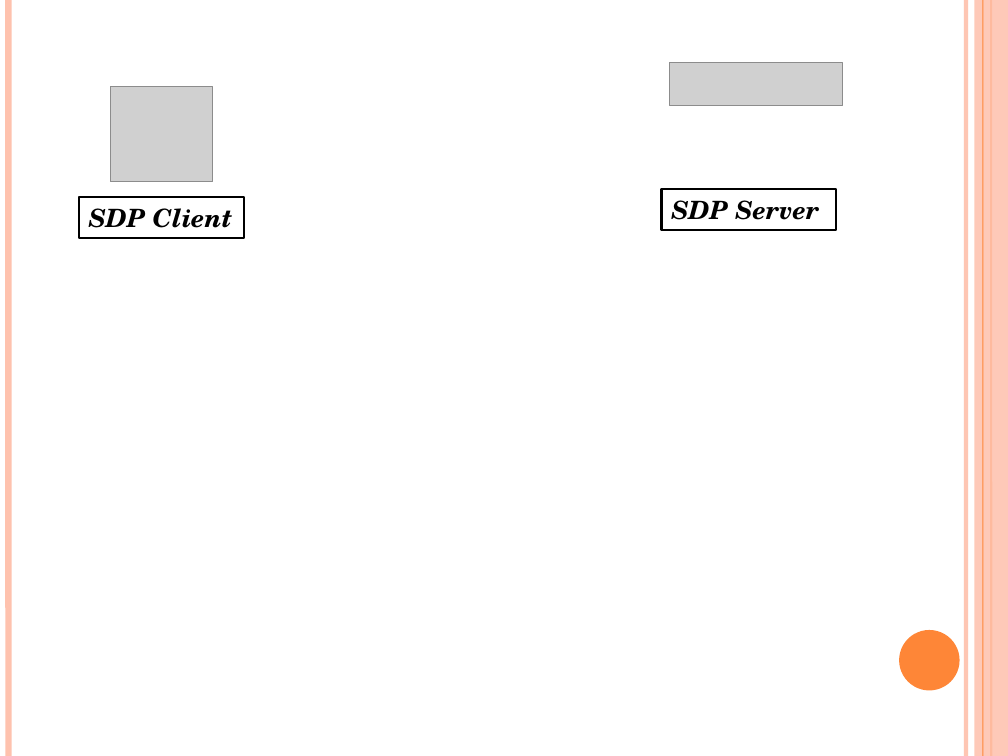
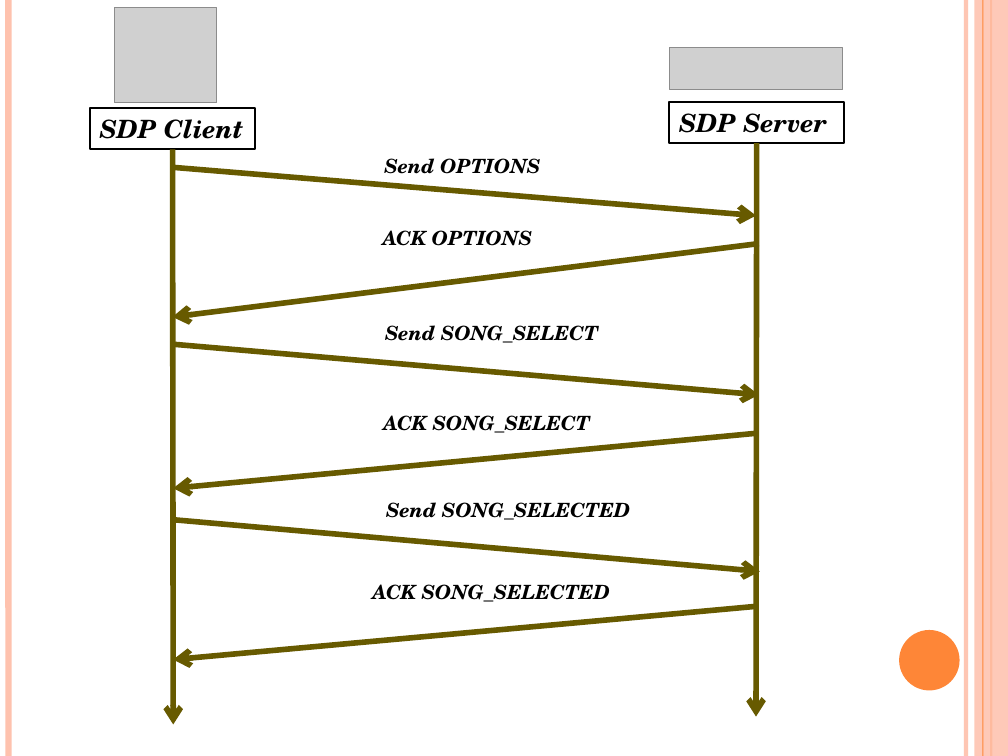
Before and after one commit to g00291875/FYP-Report, a slide deck: slide 2 of Report/report lib/slides/1.pptx. Drawn at 1008x756 pixels with LibreOffice and Linux fonts; fonts in the diff are those of the drawing; grey boxes stand for pictures. Boxes give left, top, right and bottom in pixels: in the first picture for what was removed or moved away, otherwise in the second. Text is boxed around its words. In the diff, an @@ line names an element or a change of style, - is before the commit and + after.

```diff
--- a/Report/report lib/slides/1.pptx
+++ b/Report/report lib/slides/1.pptx
@@ picture: place and size @@
-picture at [110, 87, 213, 182]
+picture at [115, 7, 218, 103]
@@ picture: place and size @@
-picture at [669, 62, 843, 105]
+picture at [669, 47, 843, 90]
@@ rectangle "SDP Client": place and size @@
-rectangle "SDP Client" at [79, 197, 244, 238]
+rectangle "SDP Client" at [90, 109, 255, 150]
@@ rectangle "SDP Server": place and size @@
-rectangle "SDP Server" at [661, 188, 836, 229]
+rectangle "SDP Server" at [669, 103, 844, 143]
@@ arrow added from (172, 149) to (173, 725), #675A00 4 pt @@
@@ arrow added from (757, 143) to (756, 717), #675A00 4 pt @@
@@ arrow added from (174, 167) to (756, 216), #675A00 4 pt @@
@@ text added at [384, 158, 540, 174], 14 pt, text #000000, bold, italic @@
+Send OPTIONS
@@ text added at [382, 230, 532, 246], 14 pt, text #000000, bold, italic @@
+ACK OPTIONS
@@ arrow added from (759, 244) to (172, 317), #675A00 4 pt @@
@@ text added at [385, 325, 598, 343], 14 pt, text #000000, bold, italic @@
+Send SONG_SELECT
@@ arrow added from (175, 345) to (759, 395), #675A00 4 pt @@
@@ text added at [383, 415, 590, 433], 14 pt, text #000000, bold, italic @@
+ACK SONG_SELECT
@@ arrow added from (758, 433) to (173, 488), #675A00 4 pt @@
@@ text added at [386, 502, 630, 520], 14 pt, text #000000, bold, italic @@
+Send SONG_SELECTED
@@ arrow added from (173, 520) to (760, 572), #675A00 4 pt @@
@@ text added at [372, 584, 610, 602], 14 pt, text #000000, bold, italic @@
+ACK SONG_SELECTED
@@ arrow added from (756, 607) to (173, 659), #675A00 4 pt @@
```
Also in this commit, not shown: 2 slides added, 11 other files.
